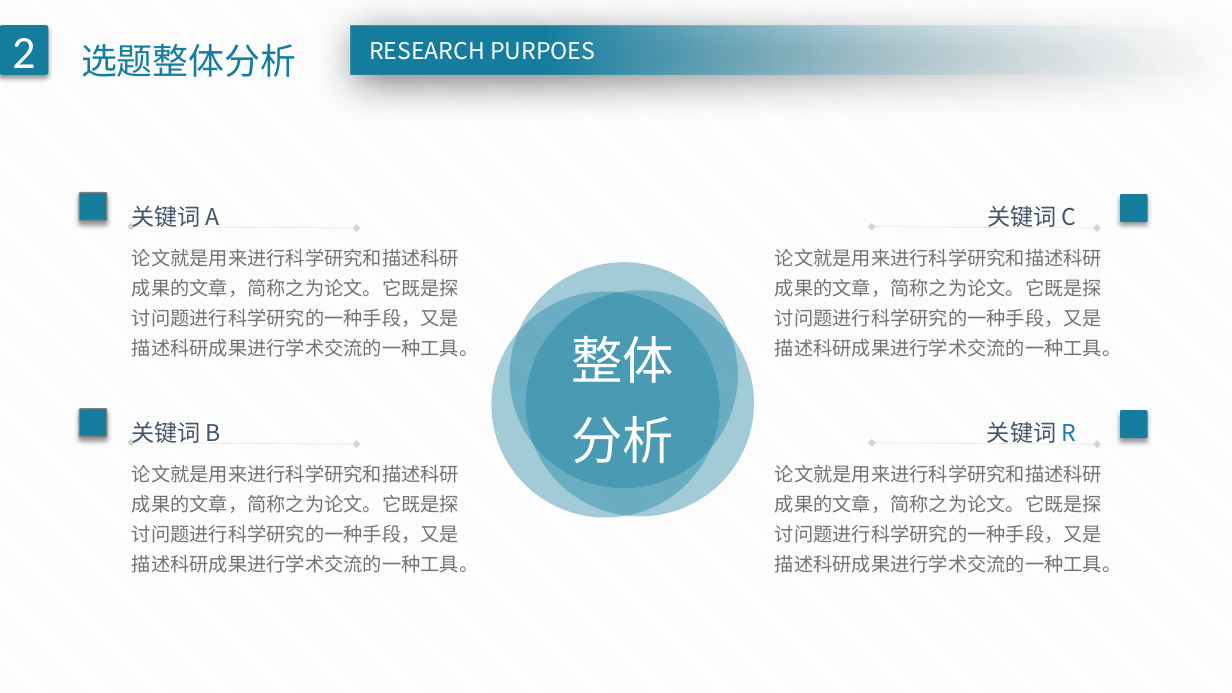
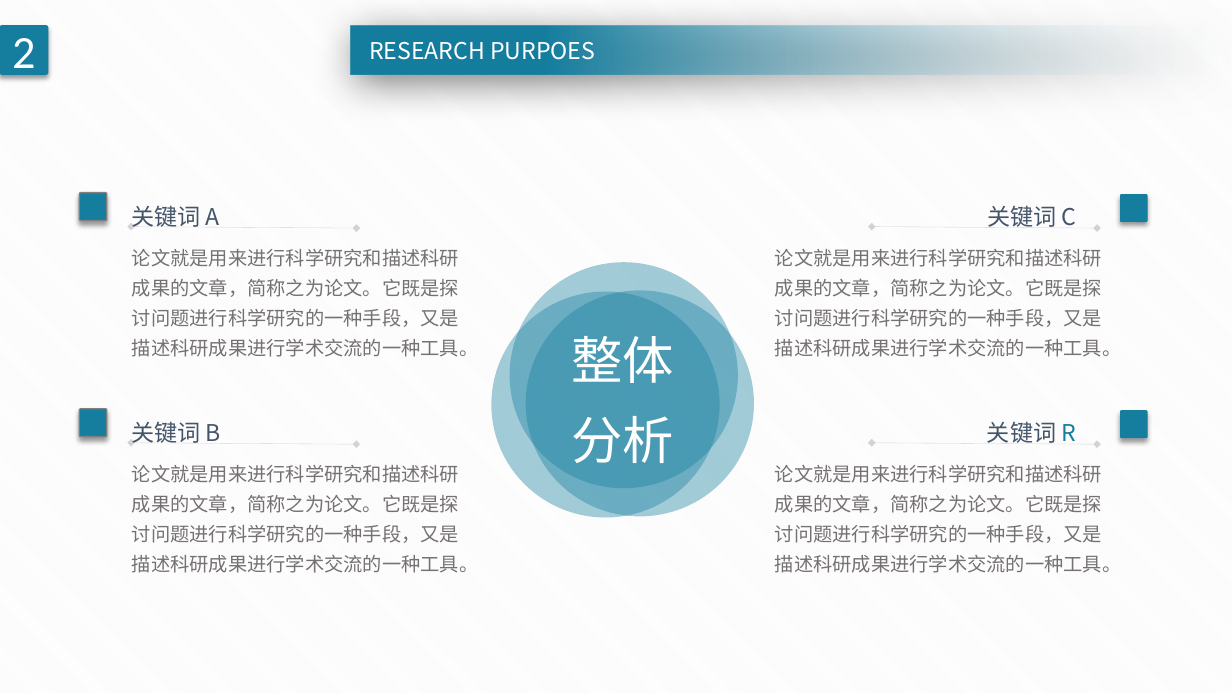
Before and after one commit to mikzhang/bmsx, a slide deck: slide 6 of files/拟用/大方实用毕业论文答辩PPT模板_.pptx (slide 8 before the commit). Drawn at 1232x693 pixels with LibreOffice and Linux fonts; fonts in the diff are those of the drawing. Boxes give left, top, right and bottom in pixels: in the first picture for what was removed or moved away, otherwise in the second. Text is boxed around its words. In the diff, an @@ line names an element or a change of style, - is before the commit and + after.

```diff
--- a/files/拟用/大方实用毕业论文答辩PPT模板_.pptx
+++ b/files/拟用/大方实用毕业论文答辩PPT模板_.pptx
@@ text removed at bbox=[81, 43, 296, 77] @@
-选题整体分析
```
Also in this commit, not shown: 5 other slides changed, 1 slide added, 7 slides removed.
